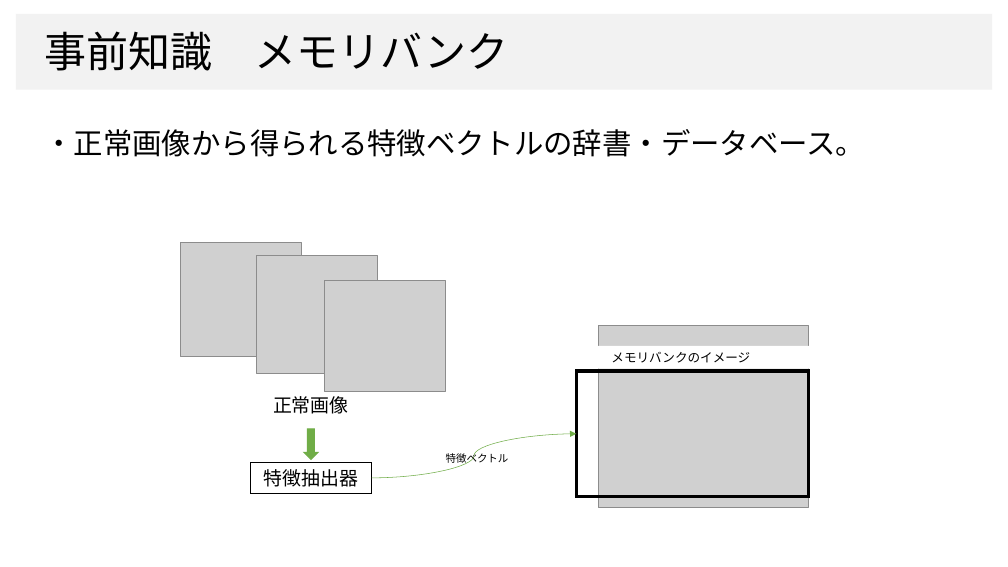
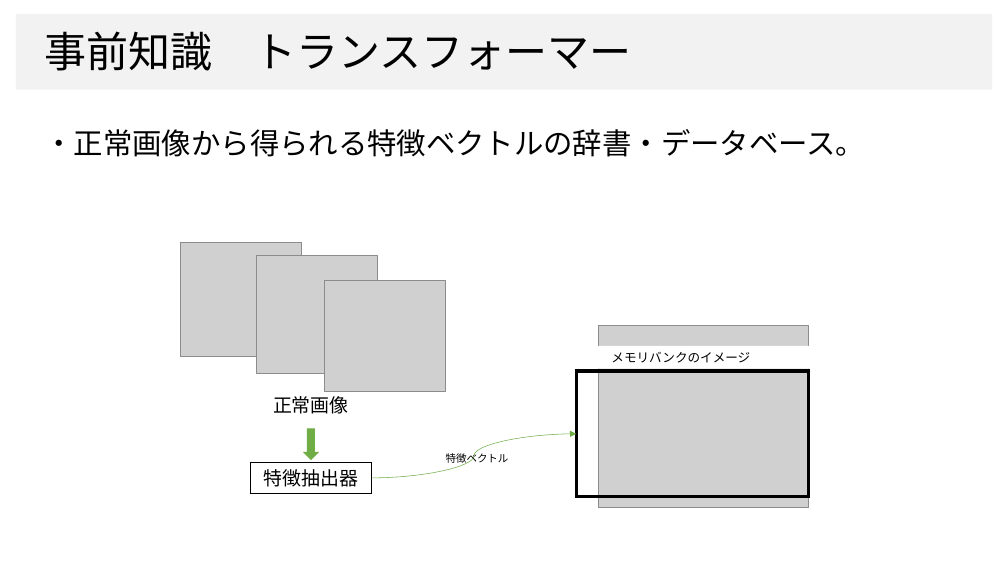
Before and after one commit to dhia-github/haselab-all, a slide deck: slide 5 of 20_発表資料/ゼミ資料/統一モデル_ゼミ資料２.pptx. Drawn at 1008x567 pixels with LibreOffice and Linux fonts; fonts in the diff are those of the drawing; grey boxes stand for pictures; background and template pictures are left out. Boxes give left, top, right and bottom in pixels: in the first picture for what was removed or moved away, otherwise in the second. Text is boxed around its words. In the diff, an @@ line names an element or a change of style, - is before the commit and + after.

```diff
--- a/20_発表資料/ゼミ資料/統一モデル_ゼミ資料２.pptx
+++ b/20_発表資料/ゼミ資料/統一モデル_ゼミ資料２.pptx
@@ text at (x1=45, y1=31, x2=631, y2=71): text changed @@
-事前知識 メモリバンク
+事前知識 トランスフォーマー
```
Also in this commit, not shown: 10 other slides changed, 1 slide added, 2 slides removed.
